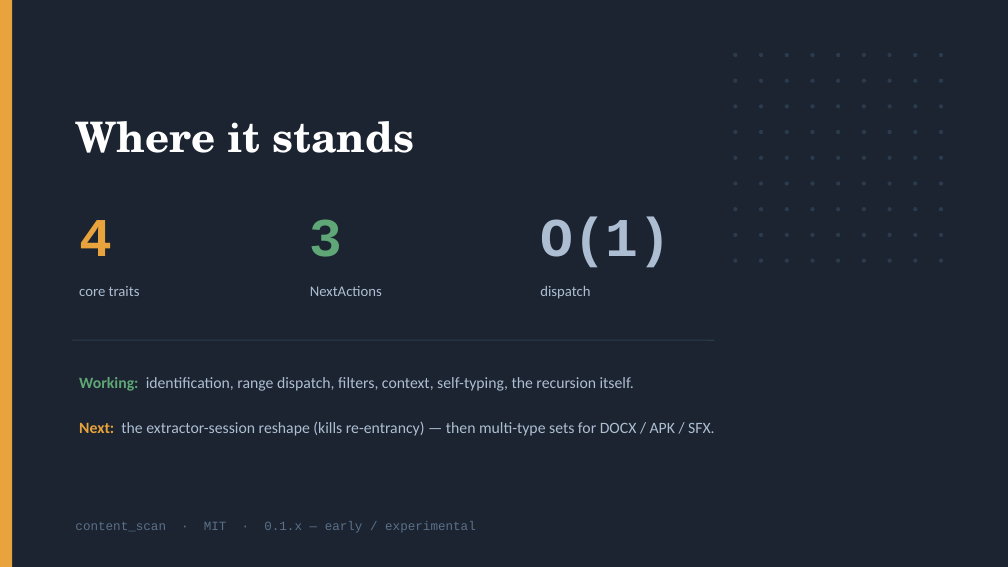
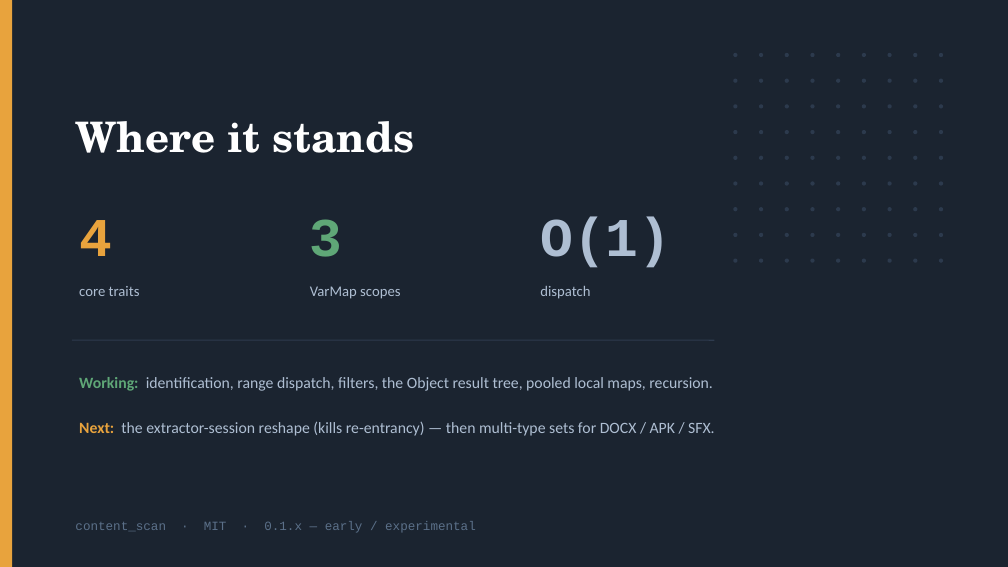
Before and after one commit to gdt050579/content_scan, a slide deck: slide 16 of content_scan_design.pptx (slide 10 before the commit). Drawn at 1008x567 pixels with LibreOffice and Linux fonts; fonts in the diff are those of the drawing. Boxes give left, top, right and bottom in pixels: in the first picture for what was removed or moved away, otherwise in the second. Text is boxed around its words. In the diff, an @@ line names an element or a change of style, - is before the commit and + after.

```diff
--- a/content_scan_design.pptx
+++ b/content_scan_design.pptx
@@ text at bbox=[310, 286, 400, 299]: text changed @@
-NextActions
+VarMap scopes
@@ text at bbox=[79, 377, 713, 391]: text changed @@
-Working: identification, range dispatch, filters, context, self-typing, the recursion itself.
+Working: identification, range dispatch, filters, the Object result tree, pooled local maps, recursion.
```
Also in this commit, not shown: 6 other slides changed, 7 slides added, 1 slide removed, 9 other files.
